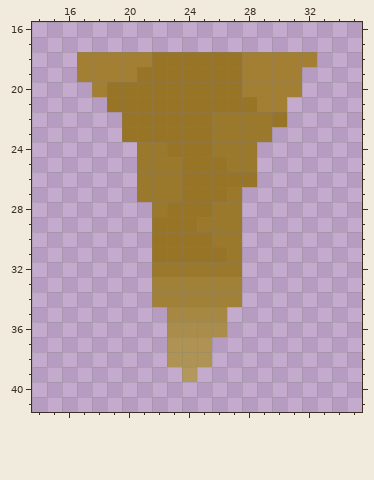
Edited in one commit: pixel-art file (Unity Files/Assets/Sprites/stalag.aseprite). That is the earlier state.
54x43 pixels, 1 frame. Shown: x 14..35, y 16..41.
After the commit:
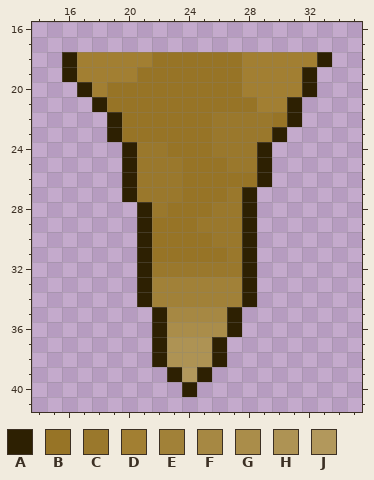
Palette (. is transparent): A #2d2002  B #977426  C #9a782c  D #a27f32  E #a18138  F #a68843  G #aa8d4a  H #ae9354  J #b2985c
Change:
{"y":18,"x":16,"old":".","new":"A"}
{"y":18,"x":33,"old":".","new":"A"}
{"y":19,"x":16,"old":".","new":"A"}
{"y":19,"x":32,"old":".","new":"A"}
{"y":20,"x":17,"old":".","new":"A"}
{"y":20,"x":32,"old":".","new":"A"}
{"y":21,"x":18,"old":".","new":"A"}
{"y":21,"x":31,"old":".","new":"A"}
{"y":22,"x":19,"old":".","new":"A"}
{"y":22,"x":31,"old":".","new":"A"}
{"y":23,"x":19,"old":".","new":"A"}
{"y":23,"x":30,"old":".","new":"A"}
{"y":24,"x":20,"old":".","new":"A"}
{"y":24,"x":29,"old":".","new":"A"}
{"y":25,"x":20,"old":".","new":"A"}
{"y":25,"x":29,"old":".","new":"A"}
{"y":26,"x":20,"old":".","new":"A"}
{"y":26,"x":29,"old":".","new":"A"}
{"y":27,"x":20,"old":".","new":"A"}
{"y":27,"x":28,"old":".","new":"A"}
{"y":28,"x":21,"old":".","new":"A"}
{"y":28,"x":28,"old":".","new":"A"}
{"y":29,"x":21,"old":".","new":"A"}
{"y":29,"x":28,"old":".","new":"A"}
{"y":30,"x":21,"old":".","new":"A"}
{"y":30,"x":28,"old":".","new":"A"}
{"y":31,"x":21,"old":".","new":"A"}
{"y":31,"x":28,"old":".","new":"A"}
{"y":32,"x":21,"old":".","new":"A"}
{"y":32,"x":28,"old":".","new":"A"}
{"y":33,"x":21,"old":".","new":"A"}
{"y":33,"x":28,"old":".","new":"A"}
{"y":34,"x":21,"old":".","new":"A"}
{"y":34,"x":28,"old":".","new":"A"}
{"y":35,"x":22,"old":".","new":"A"}
{"y":35,"x":27,"old":".","new":"A"}
{"y":36,"x":22,"old":".","new":"A"}
{"y":36,"x":27,"old":".","new":"A"}
{"y":37,"x":22,"old":".","new":"A"}
{"y":37,"x":26,"old":".","new":"A"}
{"y":38,"x":22,"old":".","new":"A"}
{"y":38,"x":26,"old":".","new":"A"}
{"y":39,"x":23,"old":".","new":"A"}
{"y":39,"x":25,"old":".","new":"A"}
{"y":40,"x":24,"old":".","new":"A"}
{"label":"added","picture_box":[62,52,332,397]}
